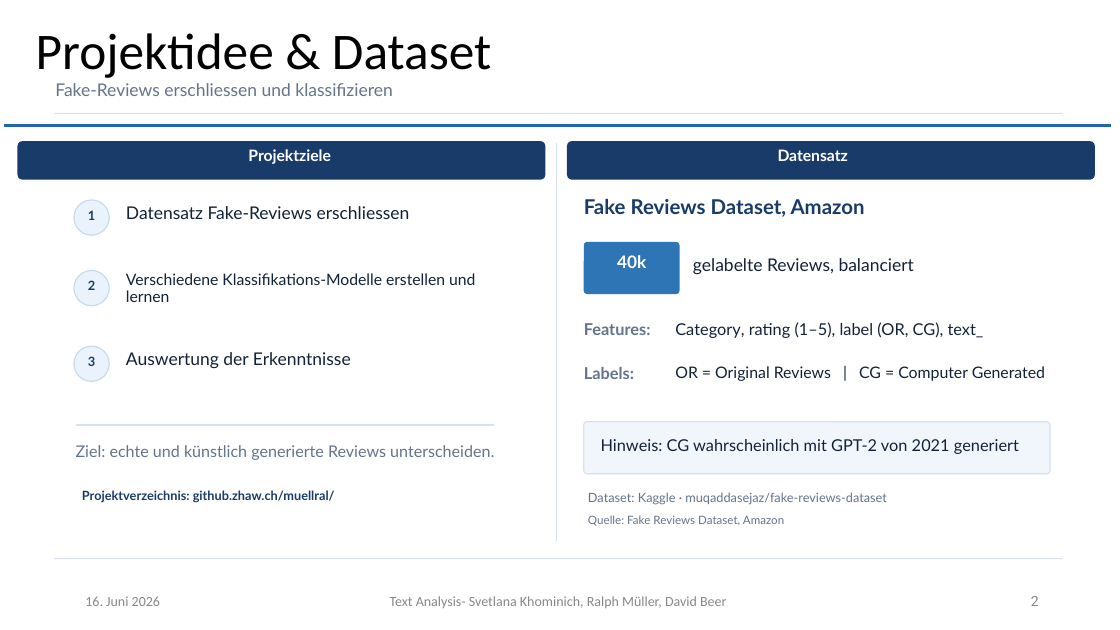
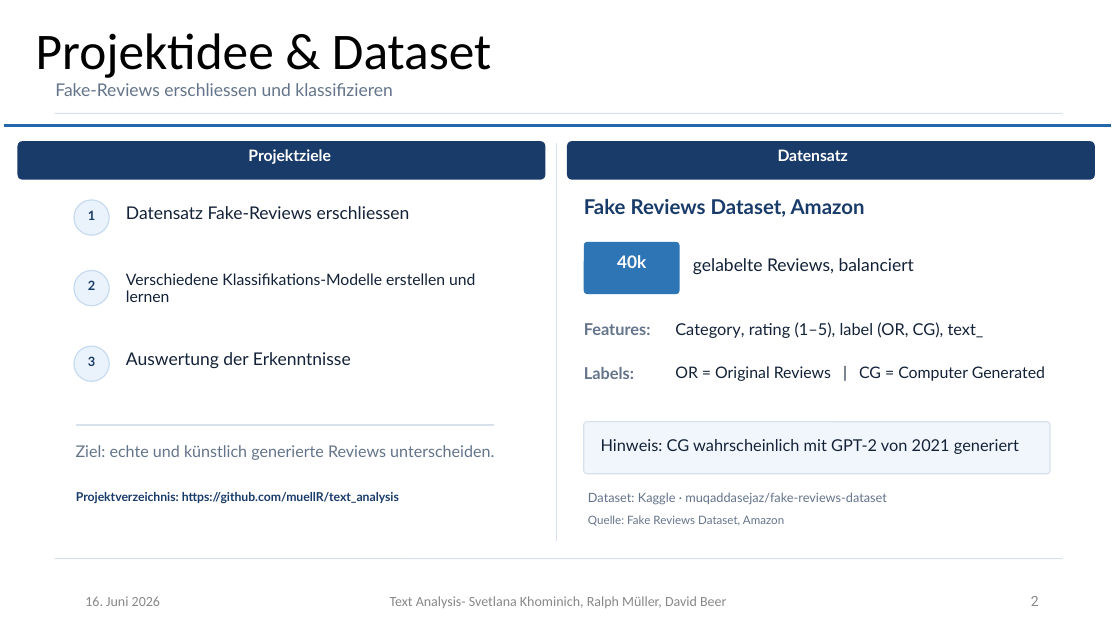
Before and after one commit to muellR/text_analysis, a slide deck: slide 2 of presentation/ln_text_analysis.pptx. Drawn at 1120x630 pixels with LibreOffice and Linux fonts; fonts in the diff are those of the drawing; background and template pictures are left out. Boxes give left, top, right and bottom in pixels: in the first picture for what was removed or moved away, otherwise in the second. Text is boxed around its words. In the diff, an @@ line names an element or a change of style, - is before the commit and + after.

Commit message:
fixes github link

```diff
--- a/presentation/ln_text_analysis.pptx
+++ b/presentation/ln_text_analysis.pptx
@@ text at [76,492,399,504]: text changed; size 10.9 to 10.5 pt @@
-Projektverzeichnis: github.zhaw.ch/muellral/
+Projektverzeichnis: https://github.com/muellR/text_analysis
```
Also in this commit, not shown: 1 other slide changed.
